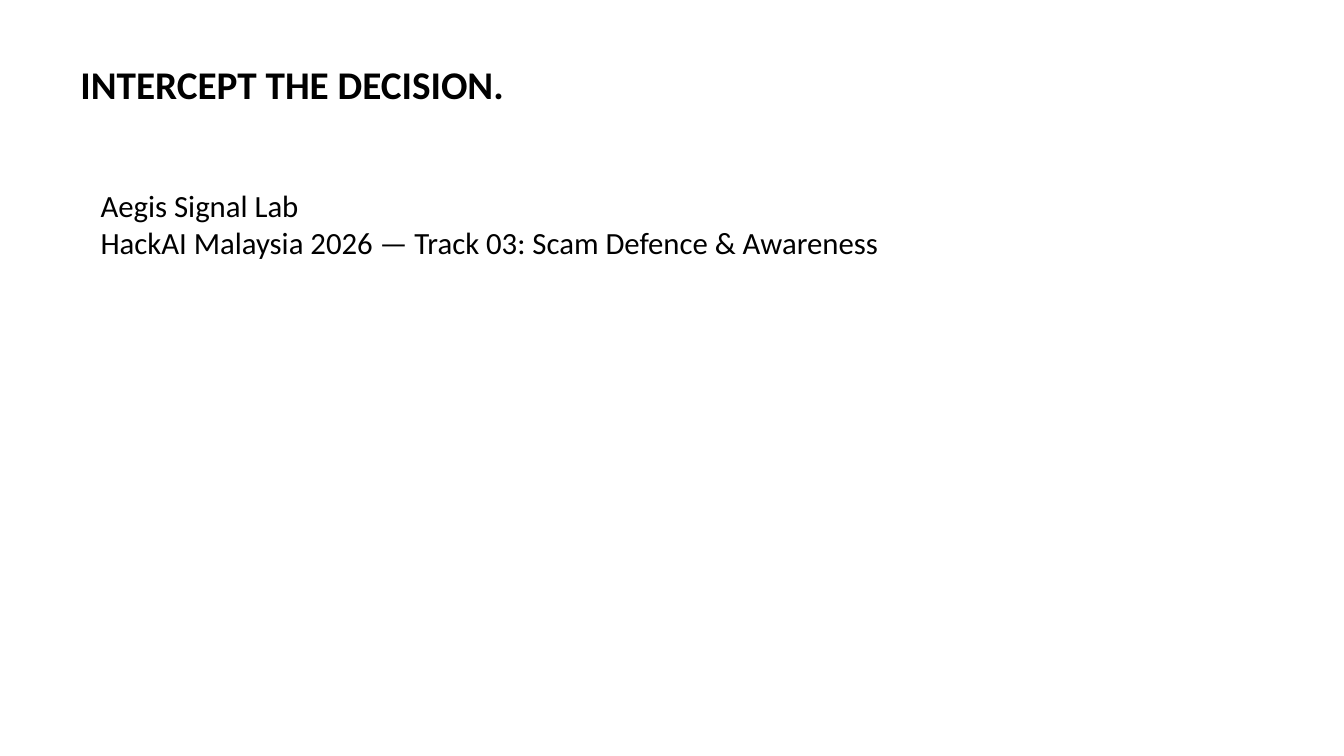
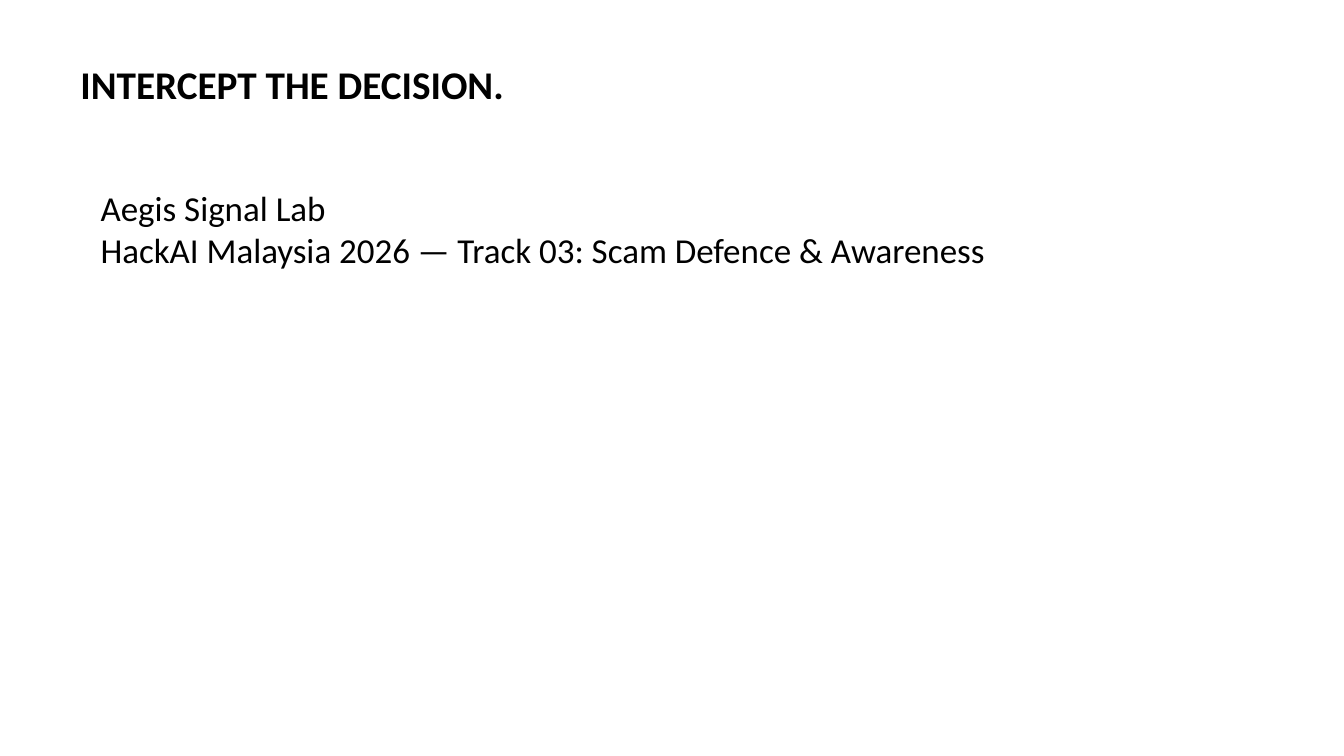
Before and after one commit to JinYi123456/trust-intercept, a slide deck: slide 1 of submission/02_pitch/TRUST_INTERCEPT_Pitch_Deck.pptx. Drawn at 1344x756 pixels with LibreOffice and Linux fonts; fonts in the diff are those of the drawing. Boxes give left, top, right and bottom in pixels: in the first picture for what was removed or moved away, otherwise in the second. Text is boxed around its words. In the diff, an @@ line names an element or a change of style, - is before the commit and + after.

```diff
--- a/submission/02_pitch/TRUST_INTERCEPT_Pitch_Deck.pptx
+++ b/submission/02_pitch/TRUST_INTERCEPT_Pitch_Deck.pptx
@@ text "Aegis Signal Lab HackAI Malaysia ..." at bbox=[101, 196, 985, 269]: size 22 to 25 pt; less space between paragraphs @@
```
Also in this commit, not shown: 11 other slides changed, 1 slide added, 20 other files.
